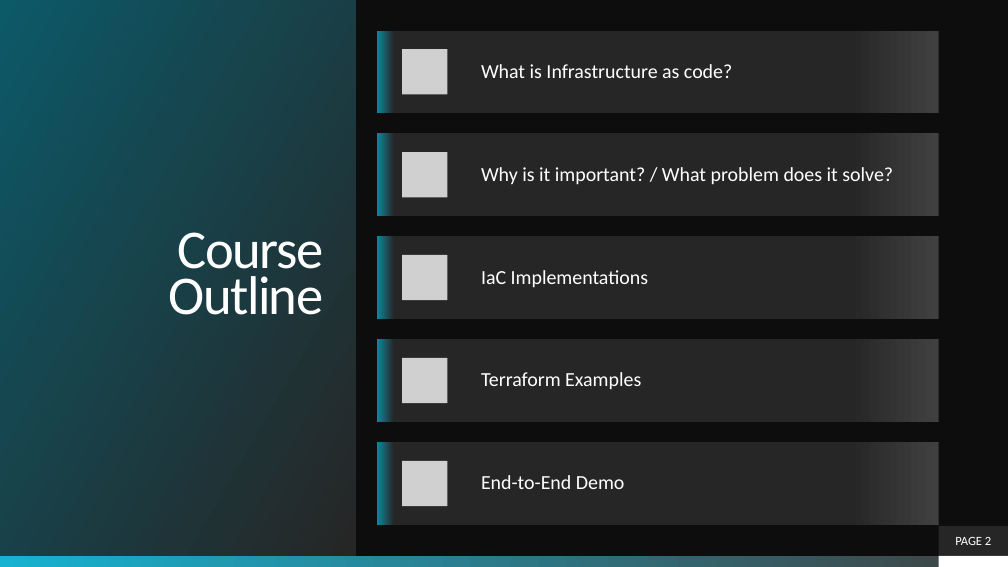
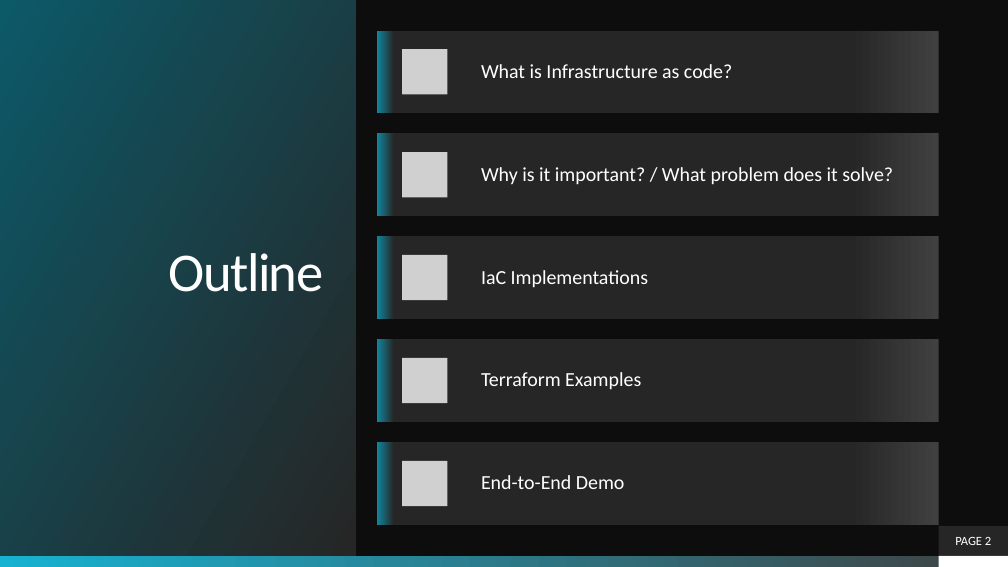
Before and after one commit to athielking/TerraformExamples, a slide deck: slide 2 of presentation/IaC_Terraform.pptx. Drawn at 1008x567 pixels with LibreOffice and Linux fonts; fonts in the diff are those of the drawing; grey boxes stand for pictures; background and template pictures are left out. Boxes give left, top, right and bottom in pixels: in the first picture for what was removed or moved away, otherwise in the second. Text is boxed around its words. In the diff, an @@ line names an element or a change of style, - is before the commit and + after.

```diff
--- a/presentation/IaC_Terraform.pptx
+++ b/presentation/IaC_Terraform.pptx
@@ title at (169, 253, 323, 292): text changed @@
-Course
-Outline
+Outline
```
Also in this commit, not shown: 1 other slide changed, 2 slides added.
